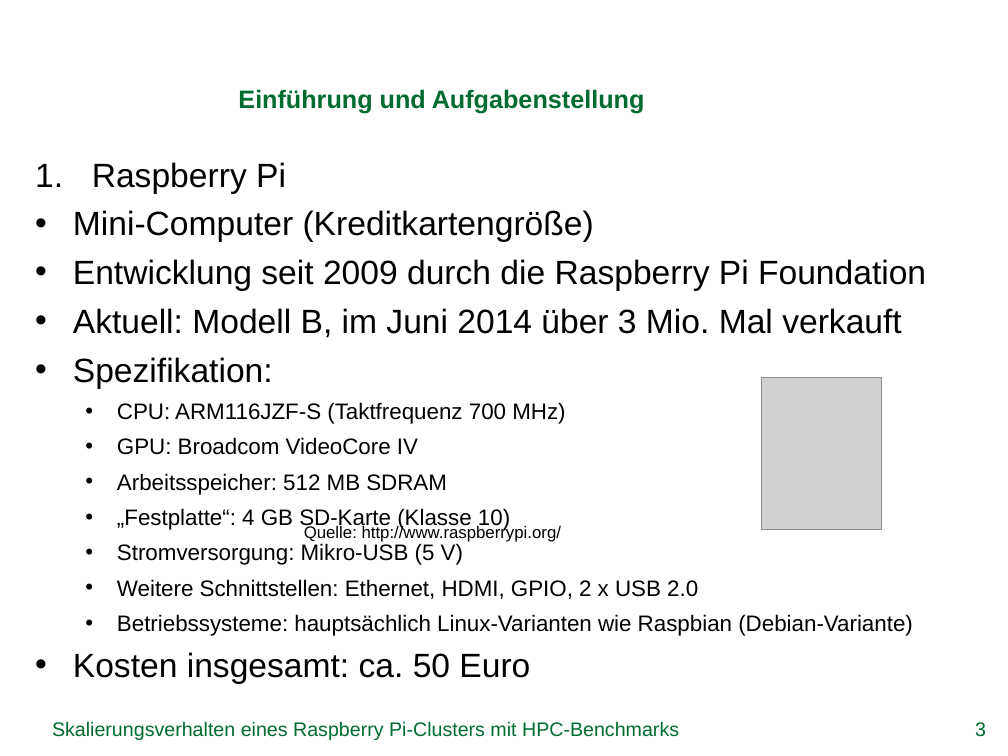
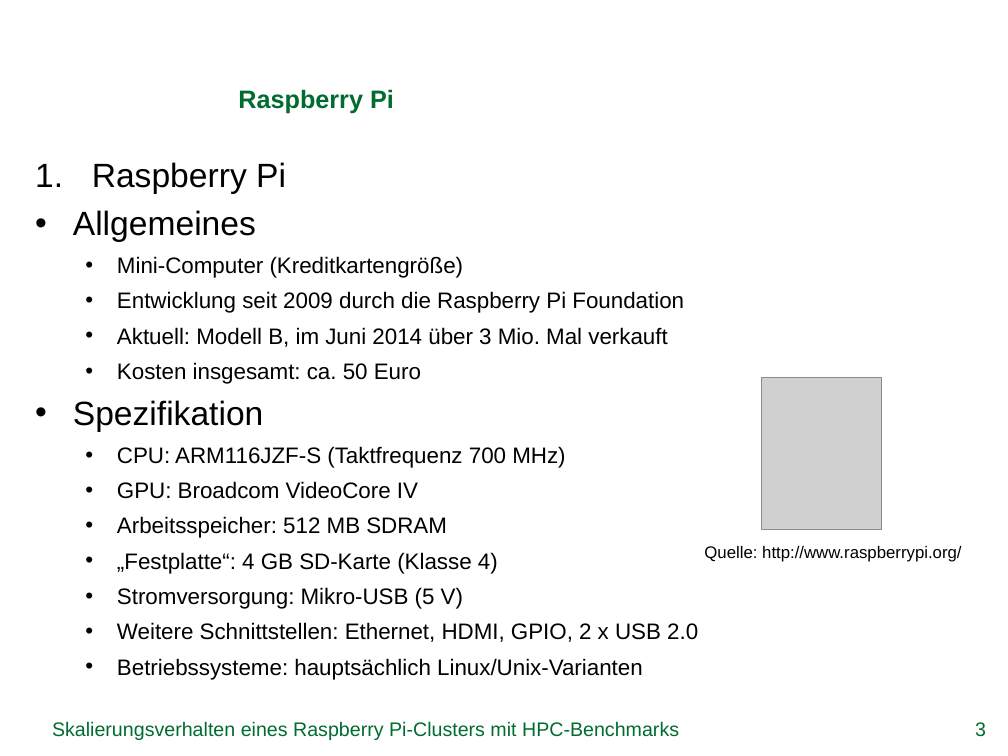
Before and after one commit to missgreenwood/bachelor-arbeit, a slide deck: slide 3 of Disputation/grei14.pptx. Drawn at 1008x756 pixels with LibreOffice and Linux fonts; fonts in the diff are those of the drawing; grey boxes stand for pictures; background and template pictures are left out. Boxes give left, top, right and bottom in pixels: in the first picture for what was removed or moved away, otherwise in the second. Text is boxed around its words. In the diff, an @@ line names an element or a change of style, - is before the commit and + after.

```diff
--- a/Disputation/grei14.pptx
+++ b/Disputation/grei14.pptx
@@ title at [238, 89, 394, 114]: text changed @@
-Einführung und Aufgabenstellung
+Raspberry Pi
@@ text at [73, 210, 256, 242]: paragraph added @@
+• Allgemeines
@@ text at [117, 256, 684, 347]: size 24 to 16 pt in "Mini-Computer (Kreditkartengröße)", "Entwicklung seit 2009 durch die Raspberry Pi ...", "Aktuell: Modell B, im Juni 2014 über ..."; list level 1 to 2 in "Mini-Computer (Kreditkartengröße)"; list level 1 to 2 in "Entwicklung seit 2009 durch die ..."; list level 1 to 2 in "Aktuell: Modell B, im Juni ..." @@
@@ text at [73, 362, 421, 432]: text changed; size 24 to 16 pt @@
-• Spezifikation:
+  • Kosten insgesamt: ca. 50 Euro
+• Spezifikation
@@ text "Quelle: http://www.raspberrypi.org/": place and size @@
-text "Quelle: http://www.raspberrypi.org/" at [304, 524, 561, 542]
+text "Quelle: http://www.raspberrypi.org/" at [704, 546, 961, 562]
@@ text at [117, 552, 498, 574]: text changed @@
-  • „Festplatte“: 4 GB SD-Karte (Klasse 10)
+  • „Festplatte“: 4 GB SD-Karte (Klasse 4)
@@ text at [117, 658, 643, 680]: text changed @@
-  • Betriebssysteme: hauptsächlich Linux-Varianten wie Raspbian (Debian-Variante)
-• Kosten insgesamt: ca. 50 Euro
+  • Betriebssysteme: hauptsächlich Linux/Unix-Varianten
```
Also in this commit, not shown: 2 other slides changed, 7 slides added, 2 other files.
